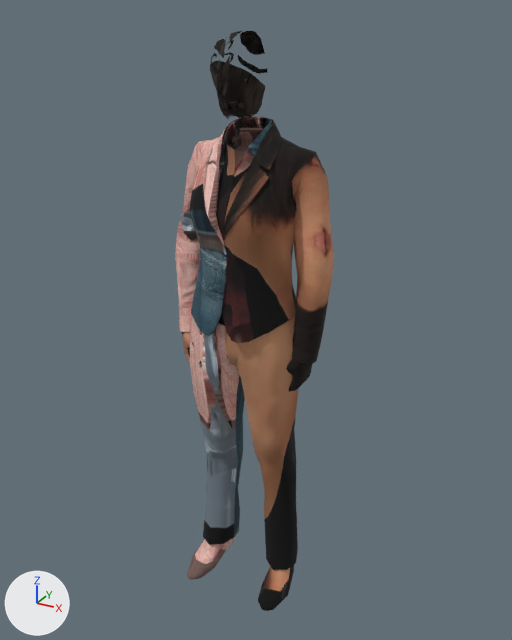
The glTF model public/models/people/w05.glb as it was, and as the next commit left it.
Rendered twice from a 50 mm lens placed at (0.952, -1.663, 0.783), pointed at (0.016, 0.039, -0.067). Every picture has the same lights, and +X, +Y and +Z are marked at lower left. The older version comes first. Objects named as collision shapes, trigger or cutter boxes, shadow casters or lower levels of detail are left out. Vertices at exactly the same position are counted once.

Names of what the first picture shows: 'lod0'.
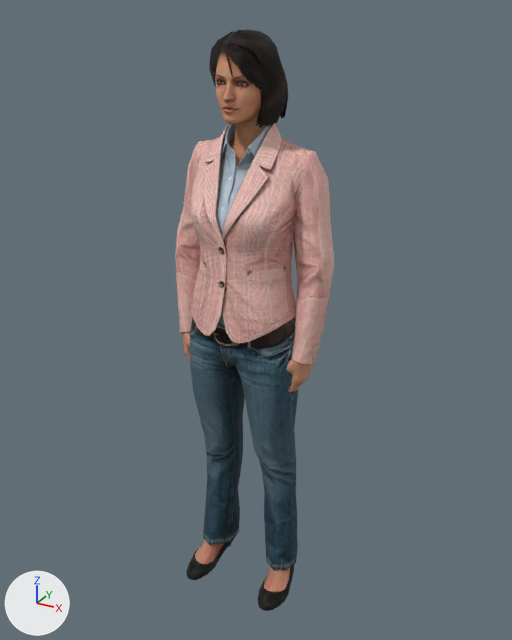
Patch to the scene script:
```diff
--- a/public/models/people/w05.glb.py
+++ b/public/models/people/w05.glb.py
@@ me_lod0 @@
 # used by ob_lod0; location = (0.0, 0.0, 0.0)
-me_lod0.from_pydata(...)  # 1930 vertices, 3637 faces; spans x -0.25..0.25, y -0.15..0.14, z -1.0..0.74
+me_lod0.from_pydata(...)  # 3424 vertices, 6639 faces; spans x -0.25..0.25, y -0.15..0.14, z -1.0..0.74
+# me_lod0 part 1: 82 vertices moved within x -0.2..0.2, y -0.12..0.09, z -0.99..0.7; 2 vertices removed from x -0.03..0.0, y -0.08..-0.06, z 0.53..0.59; 1496 vertices added at x -0.25..0.25, y -0.14..0.13, z -1.0..0.73
+# me_lod0 part 2: 1248 kept faces spanning x -0.25..0.25, y -0.15..0.14, z -1.0..0.74 get new texture (UV) coordinates
 me_lod0.materials.append(mat_body)
```

What differs and where, as boxes (x1, y1, x2, y2) in the pictures (512 x 640 px):
'lod0', reshaped
    before: (175, 31, 334, 611)
    after: (175, 30, 334, 611)
part 1 of me_lod0, built on
    before: (185, 75, 308, 611)
    after: (175, 30, 334, 611)
part 2 of me_lod0, surface changed
    both: (175, 32, 334, 610)
